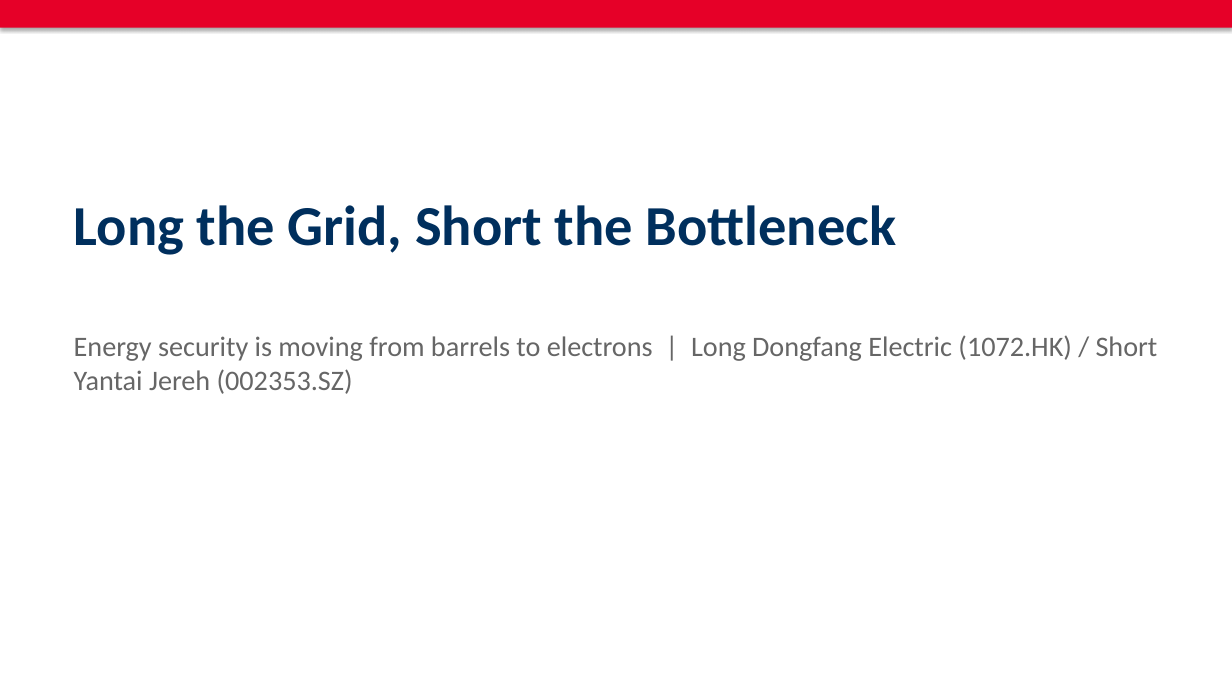
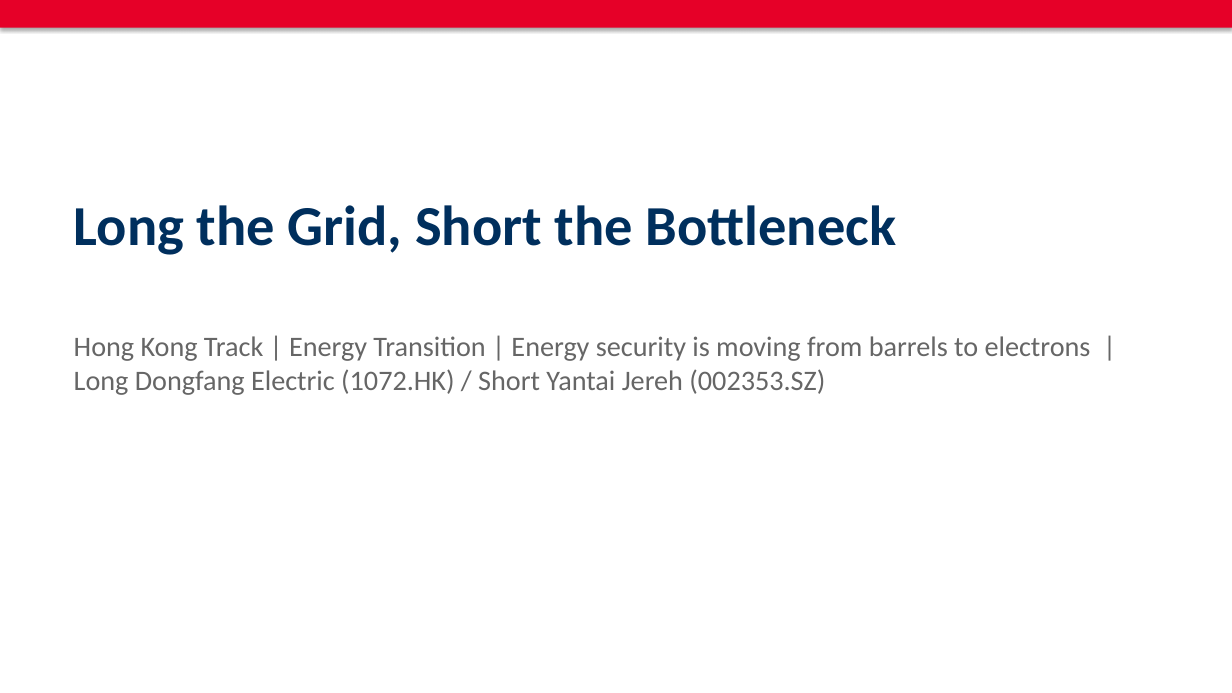
Before and after one commit to skumyol/ubs, a slide deck: slide 1 of deck/UBS_Pitch_Deck_AUTO.pptx. Drawn at 1232x693 pixels with LibreOffice and Linux fonts; fonts in the diff are those of the drawing. Boxes give left, top, right and bottom in pixels: in the first picture for what was removed or moved away, otherwise in the second. Text is boxed around its words. In the diff, an @@ line names an element or a change of style, - is before the commit and + after.

```diff
--- a/deck/UBS_Pitch_Deck_AUTO.pptx
+++ b/deck/UBS_Pitch_Deck_AUTO.pptx
@@ text at bbox=[74, 336, 1091, 395]: text changed @@
-Energy security is moving from barrels to electrons | Long Dongfang Electric (1072.HK) / Short Yantai Jereh (002353.SZ)
+Hong Kong Track | Energy Transition | Energy security is moving from barrels to electrons | Long Dongfang Electric (1072.HK) / Short Yantai Jereh (002353.SZ)
```
Also in this commit, not shown: 12 other slides changed, 2 slides added, 7 slides removed, 33 other files.
